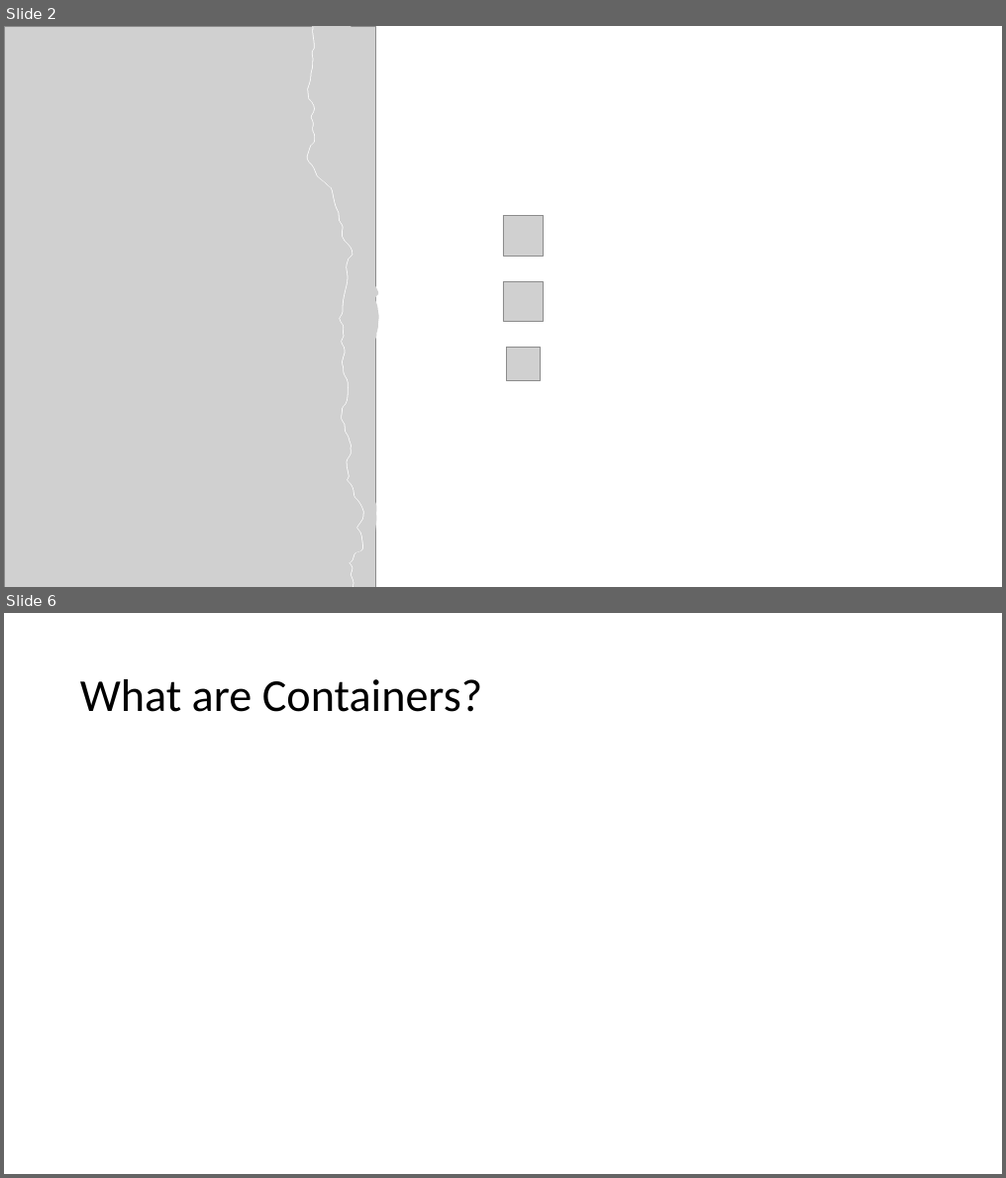
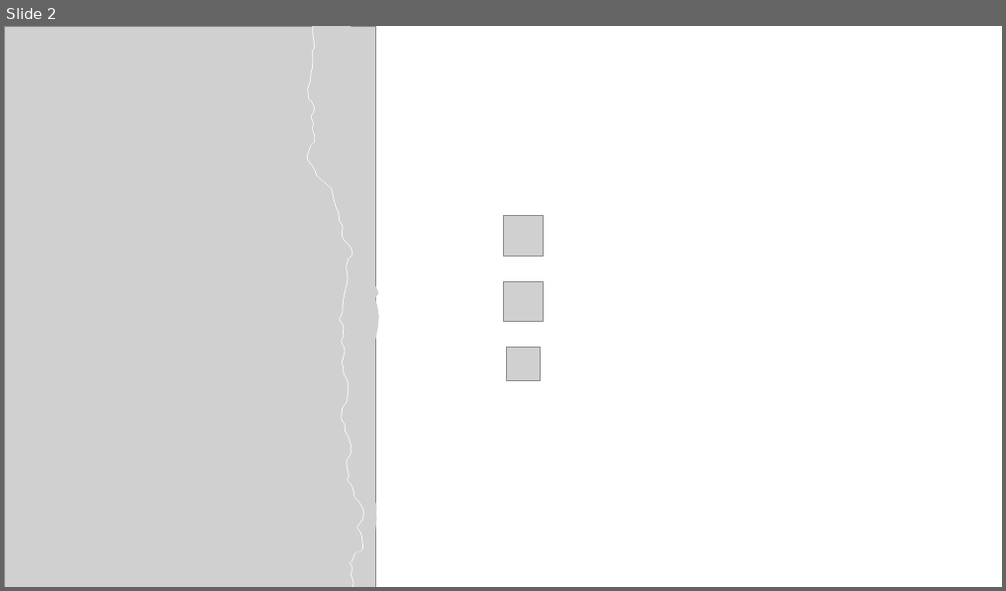
Before and after one commit to dvdmrk/DockerPresentation, a slide deck: Slides/DockerPresentation.pptx. Shown one above the other, each under a label of ours: slides 2 and 6 before the commit, slide 2 after it; the slides between them are not shown. The pictures are 1006x1178 and 1006x591 pixels, drawn with LibreOffice and Linux fonts; fonts in the diff are those of the drawing; grey boxes stand for pictures. Boxes give left, top, right and bottom in pixels: in the first picture for what was removed or moved away, otherwise in the second. Text is boxed around its words. In the diff, an @@ line names an element or a change of style, - is before the commit and + after.

```diff
--- a/Slides/DockerPresentation.pptx
+++ b/Slides/DockerPresentation.pptx
@@ slide 6 removed at [4, 613, 1002, 1174], background #FFFFFF @@
@@ title removed at [80, 679, 482, 712] @@
-What are Containers?
```
Also in this commit, not shown: 1 slide changed, 6 slides added, 6 other slides removed, 2 other files.
